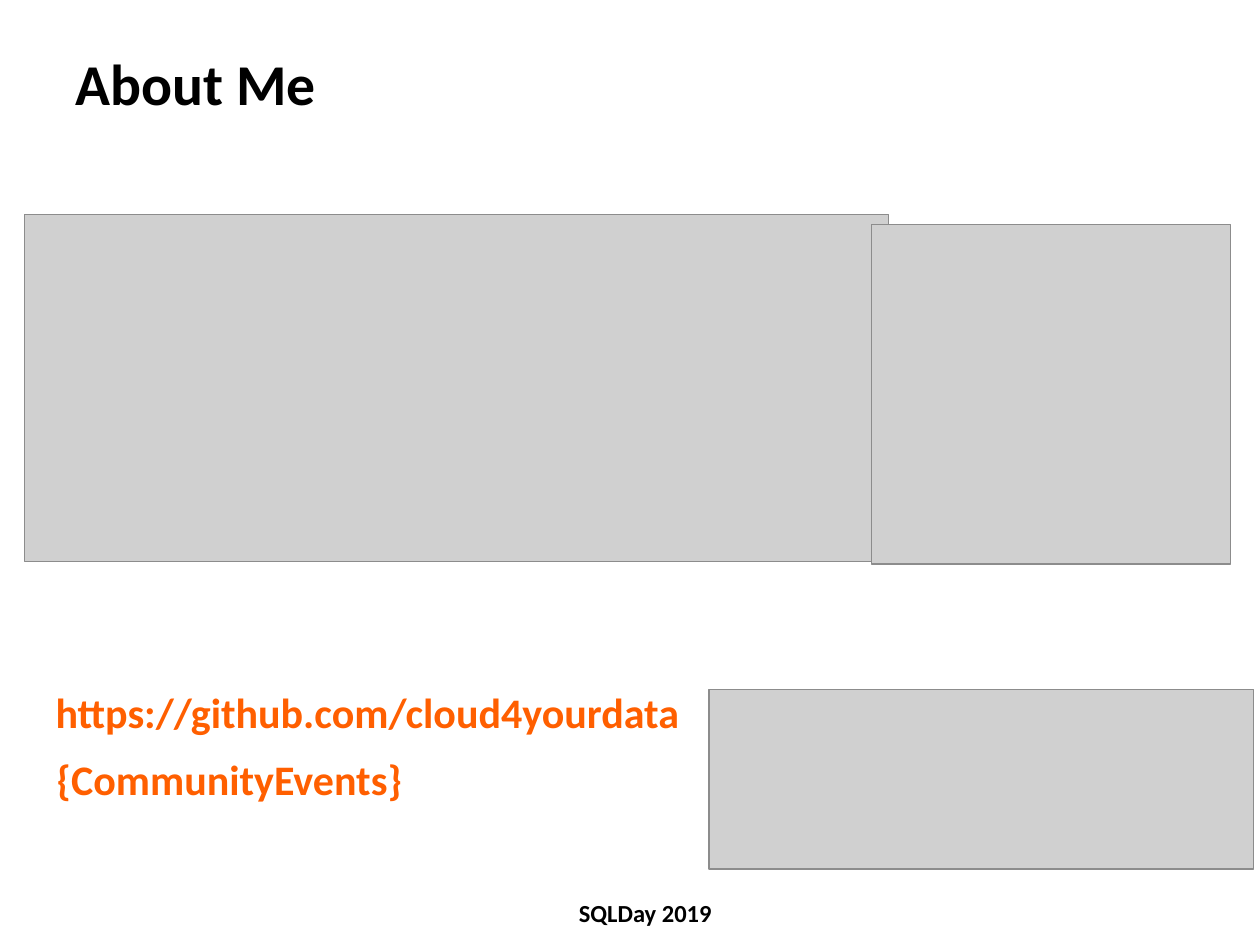
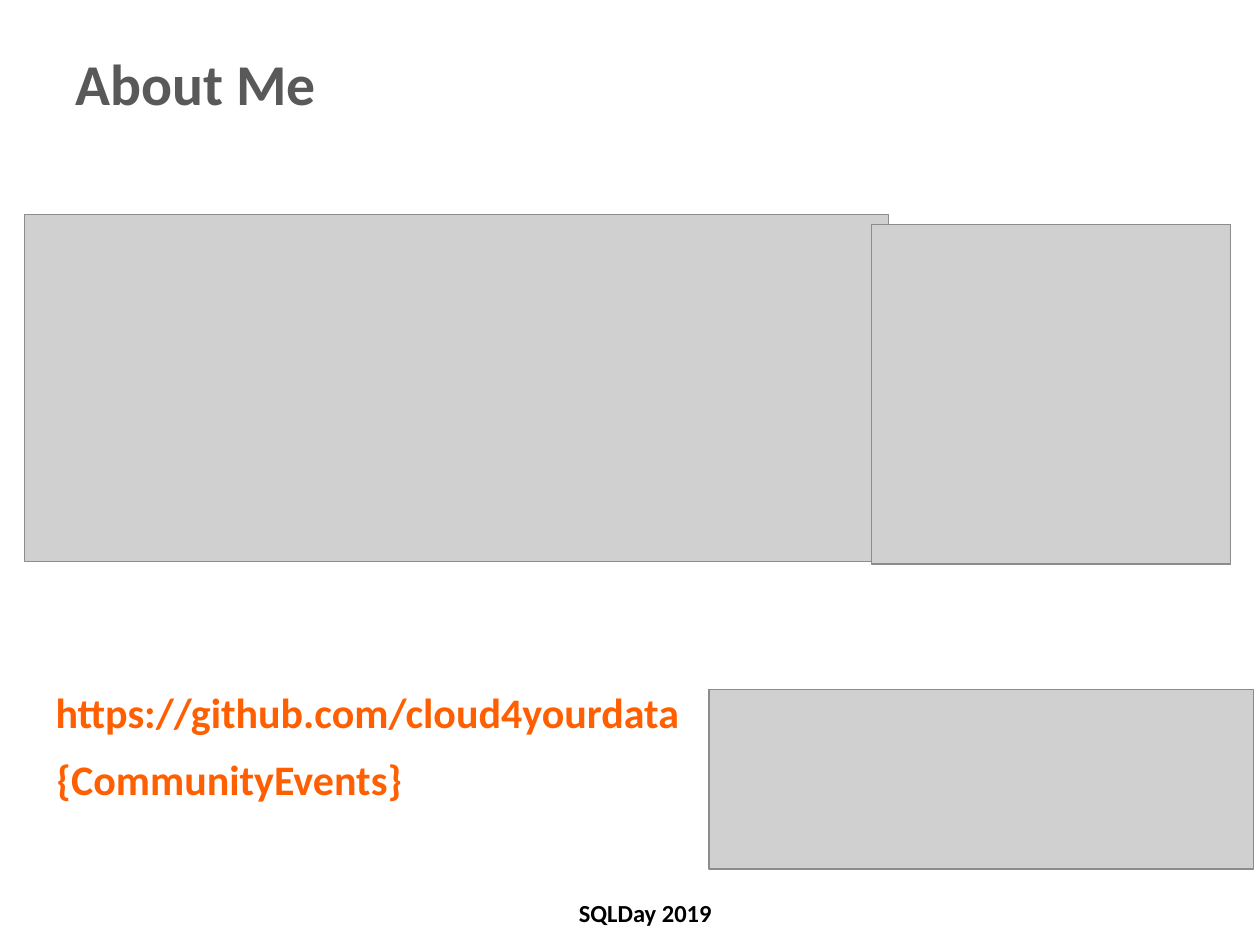
Before and after one commit to cloud4yourdata/CommunityEvents, a slide deck: slide 3 of SQLDay2019/SQLDay2019_PartitioningInBigDataSolutions.pptx. Drawn at 1260x945 pixels with LibreOffice and Linux fonts; fonts in the diff are those of the drawing; grey boxes stand for pictures; background and template pictures are left out. Boxes give left, top, right and bottom in pixels: in the first picture for what was removed or moved away, otherwise in the second. Text is boxed around its words. In the diff, an @@ line names an element or a change of style, - is before the commit and + after.

```diff
--- a/SQLDay2019/SQLDay2019_PartitioningInBigDataSolutions.pptx
+++ b/SQLDay2019/SQLDay2019_PartitioningInBigDataSolutions.pptx
@@ title "About Me" at box(76, 64, 316, 106): text colour #000000 to #595959 @@
```
Also in this commit, not shown: 17 other slides changed, 1 other file.
